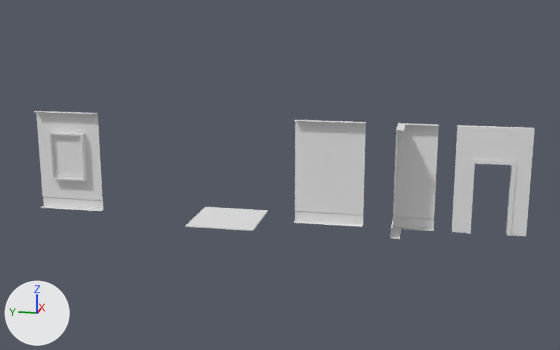
The FBX model Content/Imports/HouseKitbash.fbx as it was, and as the next commit left it.
Camera for both pictures: a 50 mm lens placed at (-0.2141, -0.1086, 0.0674), pointed at (0.0003, -0.0657, 0.0138). The axes (+X, +Y, +Z) are drawn at lower left. The lights are the same throughout. Where no turn or scale is listed for an object, it has been applied to the vertices. Vertices at the same position are counted once.

In view in the first picture: 'Floor 2x2', 'WallCorner', 'WallDoor', 'Wall_window', 'Wallbasic', 'WindowPane'.
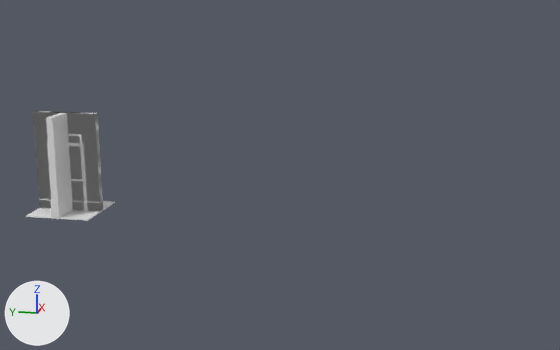
Patch to the scene script:
```diff
--- a/Content/Imports/HouseKitbash.fbx.py
+++ b/Content/Imports/HouseKitbash.fbx.py
@@ me_cube_002 @@
 me_cube_002.from_pydata(...)  # 27 vertices, 16 faces; spans x -0.01..0.0013, y -0.01..0.0015, z 0.0..0.03
 # used by ob_wallcorner; location = (0.0, -0.1, 0.0)
 # verts and faces of me_cube_002; kept vertices keep their numbers, new ones are numbered from 27
 # before: 0 (0.001, -0.01, 0.0) at pixel (433, 228), 1 (0.001, -0.01, 0.03) at pixel (438, 124), 2 (-0.001, -0.01, 0.0) at pixel (433, 231), 3 (-0.001, -0.01, 0.03) at pixel (438, 125), 4 (0.001, -0.01, 0.003) at pixel (434, 218)
 # before: 5 (0.0013, -0.01, 0.0) at pixel (433, 228), 6 (0.0013, -0.01, 0.0026) at pixel (434, 219), 9 (-0.001, -0.001, 0.0) at pixel (401, 229), 10 (-0.001, -0.001, 0.03) at pixel (405, 124), 16 (0.0, -0.01, 0.0) at pixel (433, 229)
 # before: 18 (-0.01, 0.001, 0.0) at pixel (392, 238), 19 (-0.01, 0.001, 0.03) at pixel (396, 130), 20 (-0.01, -0.001, 0.0) at pixel (399, 239), 21 (-0.01, -0.001, 0.03) at pixel (403, 130), 22 (-0.01, 0.001, 0.003) at pixel (392, 228)
 # before: 23 (-0.01, 0.0015, 0.0) at pixel (390, 238), 24 (-0.01, 0.0015, 0.0026) at pixel (390, 229), 26 (-0.01, 0.0, 0.0) at pixel (395, 238)
+# me_cube_002 part 3
+faces += [(2, 3, 10, 9), (9, 10, 21, 20), (19, 22, 20, 21), (18, 22, 24, 23), (18, 26, 20, 22), (1, 3, 2, 4)]
+faces += [(0, 5, 6, 4), (0, 4, 2, 16)]
@@ me_cube_001 @@
 # used by ob_wallbasic; location = (0.0, -0.08, 0.0)
-me_cube_001.from_pydata(...)  # 14 vertices, 6 faces; spans x -0.001..0.0013, y -0.01..0.01, z 0.0..0.03
+me_cube_001.from_pydata(...)  # 28 vertices, 24 faces; spans x -0.0013..0.0013, y -0.01..0.01, z 0.0..0.03
+# me_cube_001 part 2
+# 2 faces are deleted
+# 8 vertices are added at x -0.0013..0.0, y -0.01..0.01, z 0.0..0.003
+# 6 new vertices lie (-0.001, 0.0, 0.0) away from vertices in x 0.001, y -0.01..0.01, z 0.0..0.03
+# 20 new faces join them
@@ me_cube_005 @@
 # used by ob_wall_window; location = (0.0, 0.0, 0.0)
-me_cube_005.from_pydata(...)  # 97 vertices, 80 faces; spans x -0.0011..0.0015, y -0.01..0.01, z 0.0..0.03
+me_cube_005.from_pydata(...)  # 177 vertices, 168 faces; spans x -0.0015..0.0015, y -0.01..0.01, z 0.0..0.03
+# me_cube_005 part 1: 16 vertices moved from x -0.0011, y -0.0054..0.0054, z 0.0093..0.0237 to x 0.0, y -0.0054..0.0054, z 0.0093..0.0237; 80 vertices added at x -0.0015..0.0, y -0.01..0.01, z 0.0..0.03
@@ ob_wallcorner @@
 ob_wallcorner = bpy.data.objects.new('WallCorner', me_cube_002)
-ob_wallcorner.location = (0.0, -0.1, 0.0)
+ob_wallcorner.location = (0.0, 0.0, 0.0)
@@ ob_wallbasic @@
 ob_wallbasic = bpy.data.objects.new('Wallbasic', me_cube_001)
-ob_wallbasic.location = (0.0, -0.08, 0.0)
+ob_wallbasic.location = (0.0, 0.0, 0.0)
@@ ob_floor_2x2 @@
 ob_floor_2x2 = bpy.data.objects.new('Floor 2x2', me_plane)
-ob_floor_2x2.location = (0.0, -0.05, 0.0)
+ob_floor_2x2.location = (0.0, 0.0, 0.0)
@@ ob_walldoor @@
 ob_walldoor = bpy.data.objects.new('WallDoor', me_cube_003)
-ob_walldoor.location = (0.0, -0.125, 0.0)
+ob_walldoor.location = (0.0, 0.0, 0.0)
```

Boxes [x1, y1, x2, y2] around the edits, measured in the pictures (560 x 350 px):
'Wallbasic', reshaped, moved (6% shorter)
    before: [294, 120, 366, 227]
    after: [33, 111, 101, 211]
'WallCorner', reshaped, moved (16% wider, 9% shorter)
    before: [390, 123, 439, 239]
    after: [46, 112, 103, 218]
'WallDoor', moved
    before: [452, 125, 535, 236]
    after: [33, 111, 103, 211]
'Wall_window', reshaped
    before: [34, 111, 103, 211]
    after: [33, 111, 103, 211]
'Floor 2x2', moved
    before: [185, 207, 268, 231]
    after: [26, 201, 115, 221]
part 1 of me_cube_005, built on
    before: [48, 132, 87, 181]
    after: [33, 111, 103, 211]
part 3 of me_cube_002, added
    after: [46, 113, 103, 218]
'WindowPane', unchanged, covered by the edit
    before: [52, 135, 83, 178]
